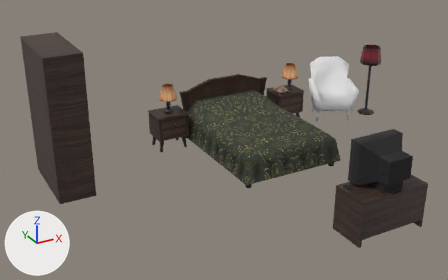
One commit to the OBJ model assets/models/motel/motel.obj: the scene before it, then after it.
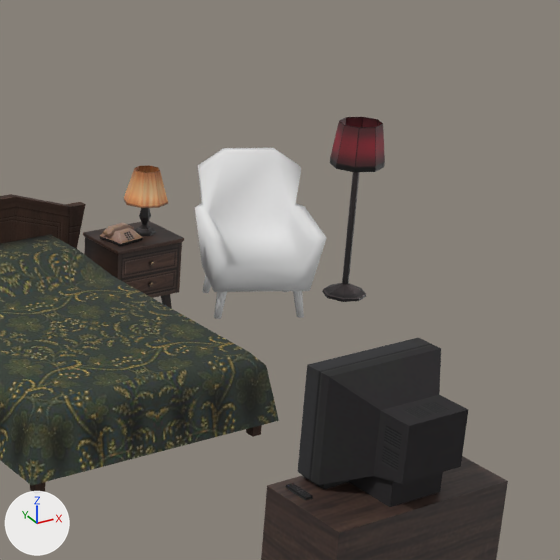
Each version appears first whole from a 50 mm camera at (-4.73, -8.41, 4.1) aimed at (-0.92, -1.48, 0.63), and next in a close-up on the part from 52% to 100% of the width and 0% to 76% of the height. The lights are fixed; the arrows at lower left show +X, +Y and +Z. The last two pictures show the newer version. Where no turn or scale is listed for an object, it has been applied to the vertices.

The first close-up shows 'Bed', 'Chair', 'Drawers', 'Floor_Lamp', 'Lamp', 'Nightstand', 'Phone', 'Television' and 1 more.
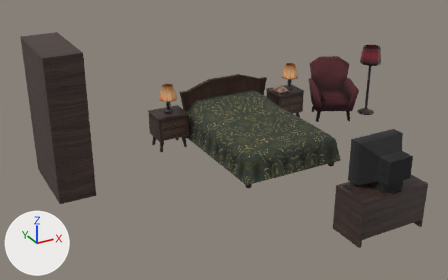
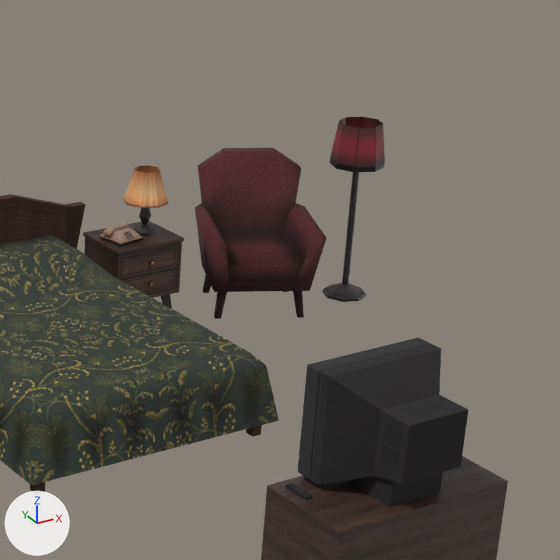
Pixel boxes [x1, y1, x2, y2] of what changed, in the close-ups (560 x 560 px):
'Chair', recoloured (white to brown): [195, 148, 327, 319] in both

Patch to the scene script:
```diff
--- a/assets/models/motel/motel.obj.py
+++ b/assets/models/motel/motel.obj.py
@@ img_chair_128_with_shadows_png @@
+img_chair_128_with_shadows_png = load_image('Chair_128_with_shadows.png', 'Chair_128_with_shadows.png', 128, 128, 'sRGB')
@@ mat_chair_with_shadows @@
+mat_chair_with_shadows = principled_material('Chair_with_shadows')
+mat_chair_with_shadows.texture = img_chair_128_with_shadows_png
+mat_chair_with_shadows.roughness = 1.0
@@ me_chair @@
 me_chair.from_pydata(...)  # 71 vertices, 114 faces; spans x 1.466..2.482, y -0.697..0.353, z 0.0..0.97
-me_chair.materials.append(mat_chair)  # white #e7e7e7
+me_chair.materials.append(mat_chair_with_shadows)  # picture img_chair_128_with_shadows_png
```
